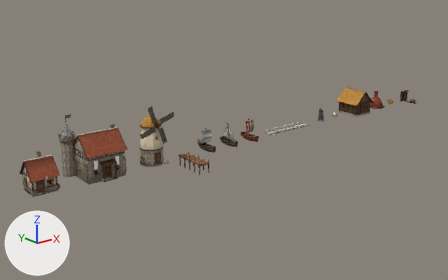
One commit to the Blender file assets/blender/village.blend: the scene before it, then after it.
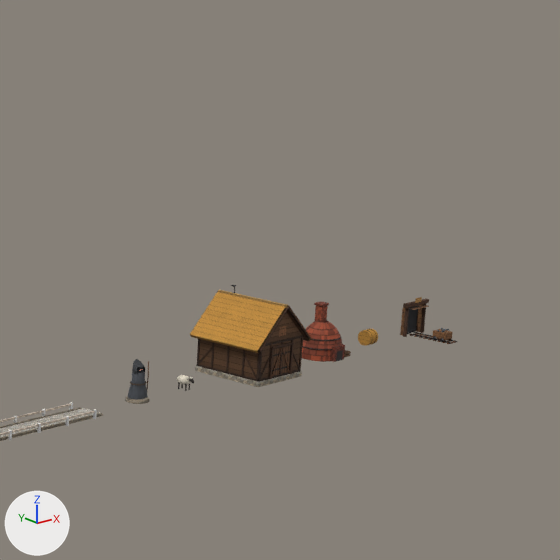
The first picture shows the older version from a camera (50 mm lens) standing at (-37.9, -105.6, 43.3) and looking at (50.1, 4.3, -0.7). The close-ups show the older and then the newer version on the part from 62% to 100% of the width and 0% to 60% of the height of that picture. Only the edits that show in the close-ups are written down. Arrows for +X, +Y and +Z are at lower left; the lights stay in place.

Names of what the first close-up shows: 'Barn', 'HayBale', 'Kiln', 'Mine', 'Road', 'Robber' and 1 more.
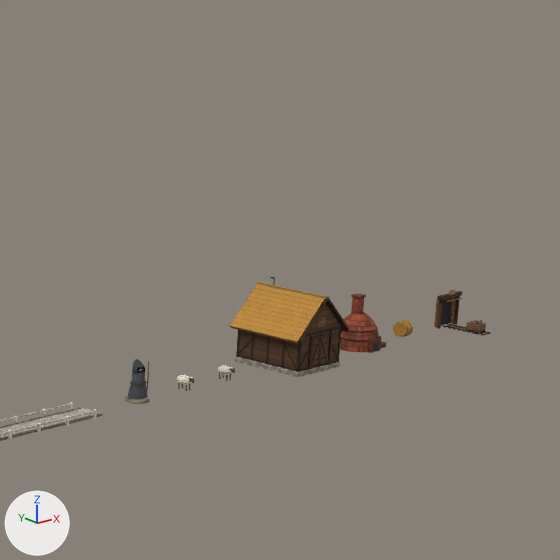
Changed parts and their boxes [x1, y1, x2, y2] in the close-ups (560 x 560 px):
'Barn', moved: before [190, 285, 312, 387]; after [230, 277, 350, 377]
'Kiln', moved: before [302, 301, 351, 362]; after [340, 293, 387, 353]
'Mine', moved: before [400, 297, 457, 344]; after [434, 289, 491, 336]
'HayBale', moved: before [358, 329, 378, 346]; after [393, 320, 413, 337]
'SheepFar', added: after [218, 365, 232, 374]

What changed in the scene script:
```text
Add mat_sheepfleece:
    mat_sheepfleece = bpy.data.materials.new('SheepFleece')
    mat_sheepfleece.use_nodes = True; mat_sheepfleece.node_tree.nodes.clear()
    _N = mat_sheepfleece.node_tree.nodes; _L = mat_sheepfleece.node_tree.links
    n0 = _N.new('ShaderNodeOutputMaterial'); n0.name = 'Material Output'
    n1 = _N.new('ShaderNodeBsdfPrincipled'); n1.name = 'Principled BSDF'
    n1.inputs[2].default_value = 0.94  # 'Roughness'
    n2 = _N.new('ShaderNodeVertexColor'); n2.name = 'Color Attribute'
    n2.layer_name = 'Color'
    _L.new(n1.outputs[0], n0.inputs[0])  # 'BSDF' to 'Surface'
    _L.new(n2.outputs[0], n1.inputs[0])  # 'Color' to 'Base Color'
Add me_sheep_002:
    me_sheep_002.from_pydata(...)  # 1027 vertices, 1667 faces; spans x -0.455..0.438, y -0.678..0.675, z 0.445..1.149
    me_sheep_002.materials.append(mat_sheepfleece)
Change ob_barn:
    ob_barn.location: (91.84, 0.0, 0.0) -> (96.78, 0.0, 0.0)
Change ob_kiln:
    ob_kiln.location: (101.09, 0.0, 0.0) -> (106.04, 0.0, 0.0)
Change ob_haybale:
    ob_haybale.location: (107.56, 0.0, 0.0) -> (112.51, 0.0, 0.0)
Change ob_mine:
    ob_mine.location: (113.75, 0.0, 0.0) -> (118.7, 0.0, 0.0)
Add ob_sheepfar:
    ob_sheepfar = bpy.data.objects.new('SheepFar', me_sheep_002)
    ob_sheepfar.location = (88.96, 0.0, 0.0)
```
